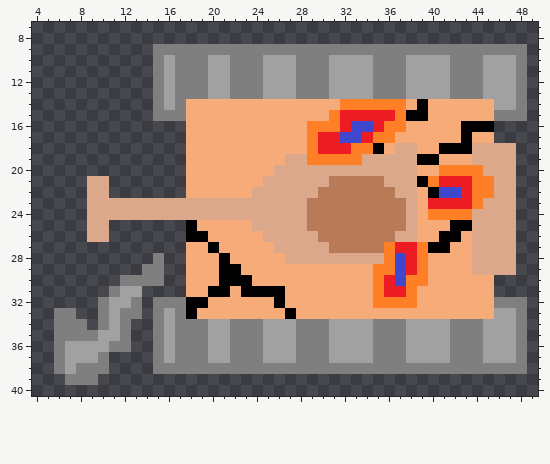
Pixel-art sprite: images/tank/tan/West/1-health.png. The picture above was drawn from the file before the commit.
The file is 50x50 pixels. Shown: x 4..49, y 7..40. The old version is drawn lined up with the new one.
After the commit:
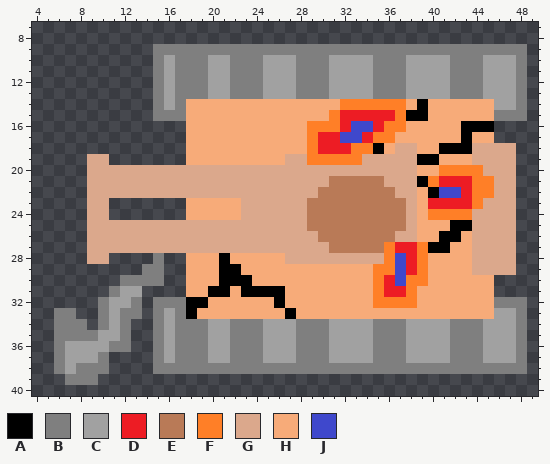
Palette (. is transparent): A #000000  B #7f7f7f  C #a1a1a1  D #ed1c24  E #b97a57  F #ff7f27  G #dba88c  H #f7ab79  J #3f48cc
Changes in this commit:
whole drawing moved by +3,-2 (the old picture is shown already moved)
@@ x 7..27 @@
 18 ...........HHHHHHHHHH
-19 ...........HHHHHHHHHG
-20 ...........HHHHHHHHGG
-21 ..GG.......HHHHHHHGGG
-22 ..GG.......HHHHHHGGGG
-23 ..GGGGGGGGGGGGGGGGGGG
-24 ..GGGGGGGGGGGGGGGGGGG
-25 ..GG.......AHHHHHGGGG
-26 ..GG.......AAHHHHHGGG
-27 ...........HHAHHHHHGG
-28 ........B..HHHAHHHHHG
+19 ..GG.......HHHHHHHHHG
+20 ..GGGGGGGGGGGGGGGGGGG
+21 ..GGGGGGGGGGGGGGGGGGG
+22 ..GGGGGGGGGGGGGGGGGGG
+23 ..GG.......HHHHHGGGGG
+24 ..GG.......HHHHHGGGGG
+25 ..GGGGGGGGGGGGGGGGGGG
+26 ..GGGGGGGGGGGGGGGGGGG
+27 ..GGGGGGGGGGGGGGGGGGG
+28 ..GG....B..HHHAHHHHHG
 29 .......BB..HHHAAHHHHH
Pixel boxes of the changes (left, top, right, bottom) in both pictures:
changed: (87, 154, 274, 264)
